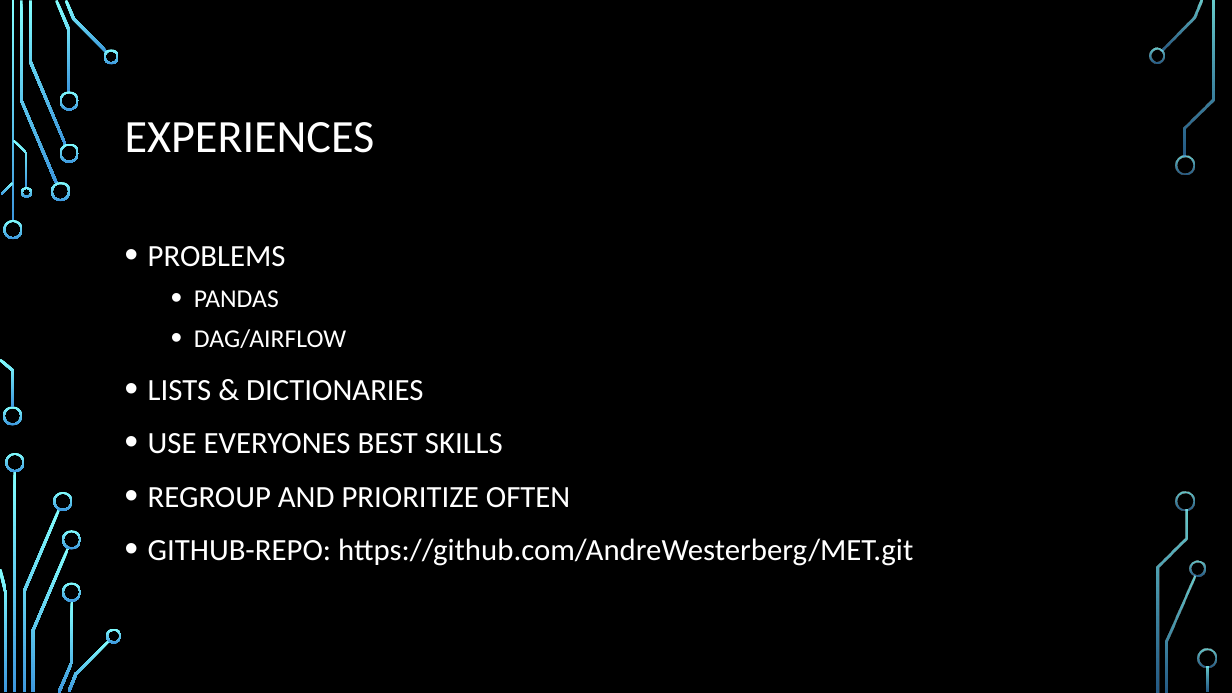
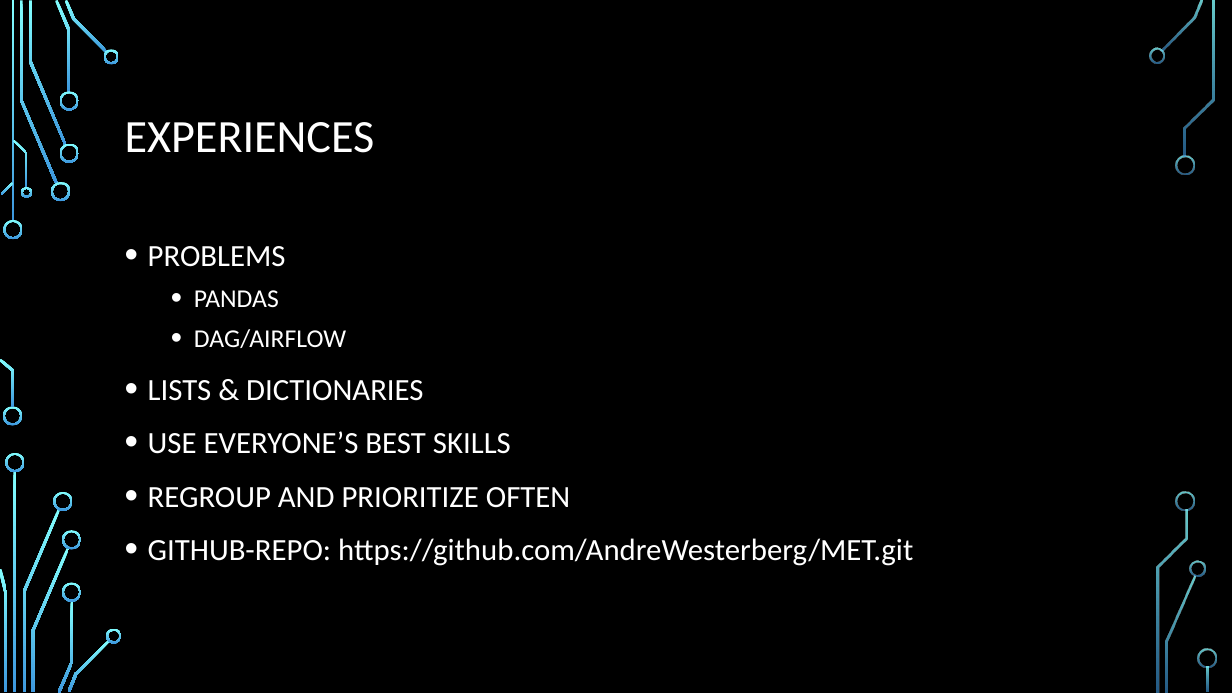
Before and after one commit to AndreWesterberg/MET, a slide deck: slide 13 of ETL_MINI-PROJECT.pptx (slide 9 before the commit). Drawn at 1232x693 pixels with LibreOffice and Linux fonts; fonts in the diff are those of the drawing; background and template pictures are left out. Boxes give left, top, right and bottom in pixels: in the first picture for what was removed or moved away, otherwise in the second. Text is boxed around its words. In the diff, an @@ line names an element or a change of style, - is before the commit and + after.

```diff
--- a/ETL_MINI-PROJECT.pptx
+++ b/ETL_MINI-PROJECT.pptx
@@ text at (148, 431, 511, 454): text changed @@
-• USE EVERYONES BEST SKILLS
+• USE EVERYONE’S BEST SKILLS
```
Also in this commit, not shown: 1 other slide changed, 4 slides added, 17 other files.
